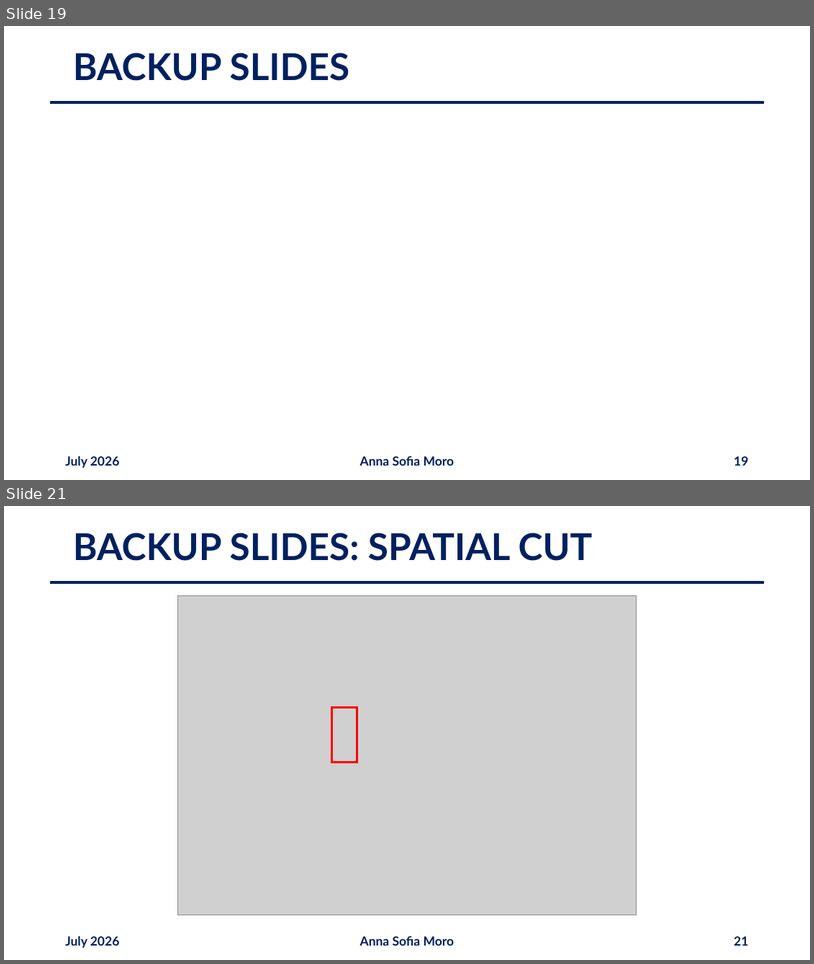
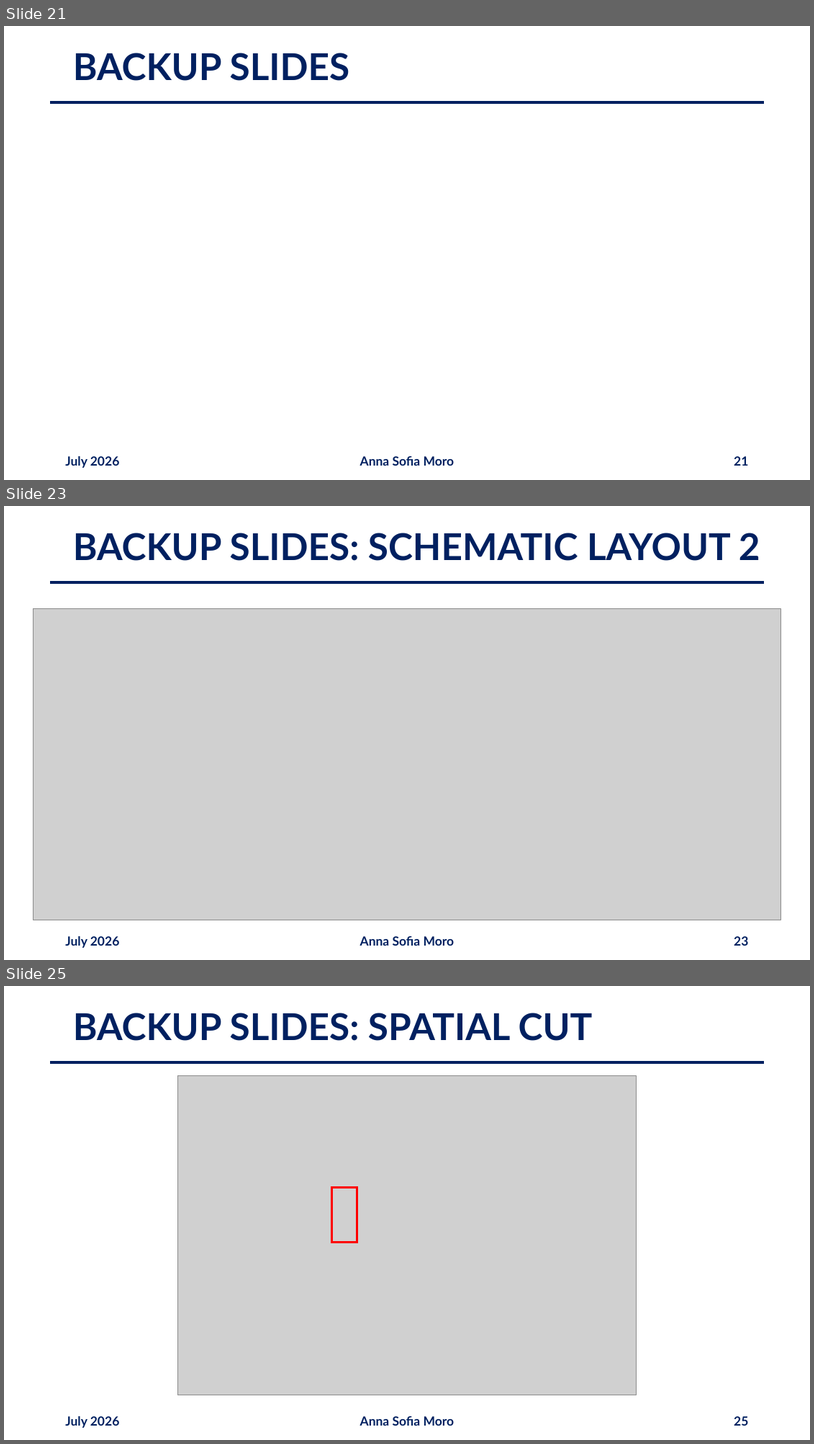
Before and after one commit to annaasofia/tesi, a slide deck: slides/week4.pptx. Shown one above the other, each under a label of ours: slides 19 and 21 before the commit, slides 21, 23 and 25 after it; the slides between them are not shown. The pictures are 814x964 and 814x1444 pixels, drawn with LibreOffice and Linux fonts; fonts in the diff are those of the drawing; grey boxes stand for pictures. Boxes give left, top, right and bottom in pixels: in the first picture for what was removed or moved away, otherwise in the second. Text is boxed around its words. In the diff, an @@ line names an element or a change of style, - is before the commit and + after.

```diff
--- a/slides/week4.pptx
+++ b/slides/week4.pptx
@@ slide 23 added at (4,506,810,960), background #FFFFFF @@
@@ title added at (73,533,761,561), 44 pt, text #002060, bold @@
+BACKUP SLIDES: SCHEMATIC LAYOUT 2
@@ line added from (50, 582) to (764, 582), #002060 3 pt @@
@@ picture added at (33,608,781,920) @@
@@ text added at (65,936,120,947), 15 pt, text #002060, bold @@
+July 2026
@@ text added at (360,936,455,945), 15 pt, text #002060, bold @@
+Anna Sofia Moro
@@ page number added at (734,936,748,945), 15 pt, text #002060, bold @@
+23
@@ what was slide 19 is now slide 21 @@
@@ page number at (734,456,748,465): text changed @@
-19
+21
@@ what was slide 21 is now slide 25 @@
@@ page number at (734,1416,748,1425): text changed @@
-21
+25
```
Also in this commit, not shown: 4 slides changed, 3 other slides added, 1 other file.
